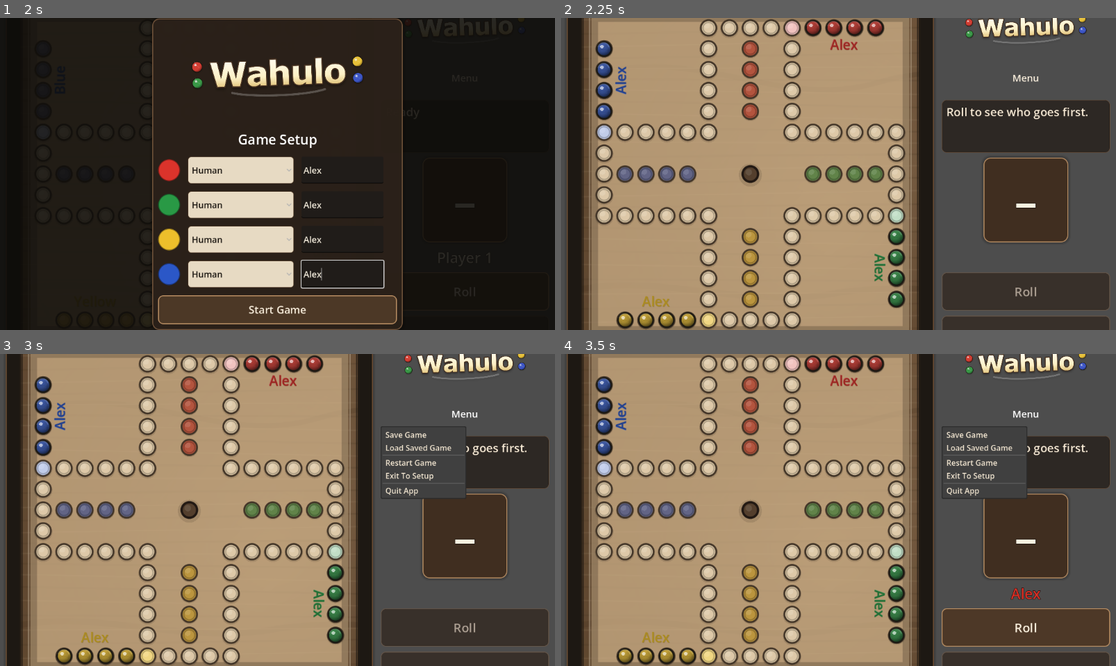
Above: before the commit, frames 1-4 (two rows, left to right).
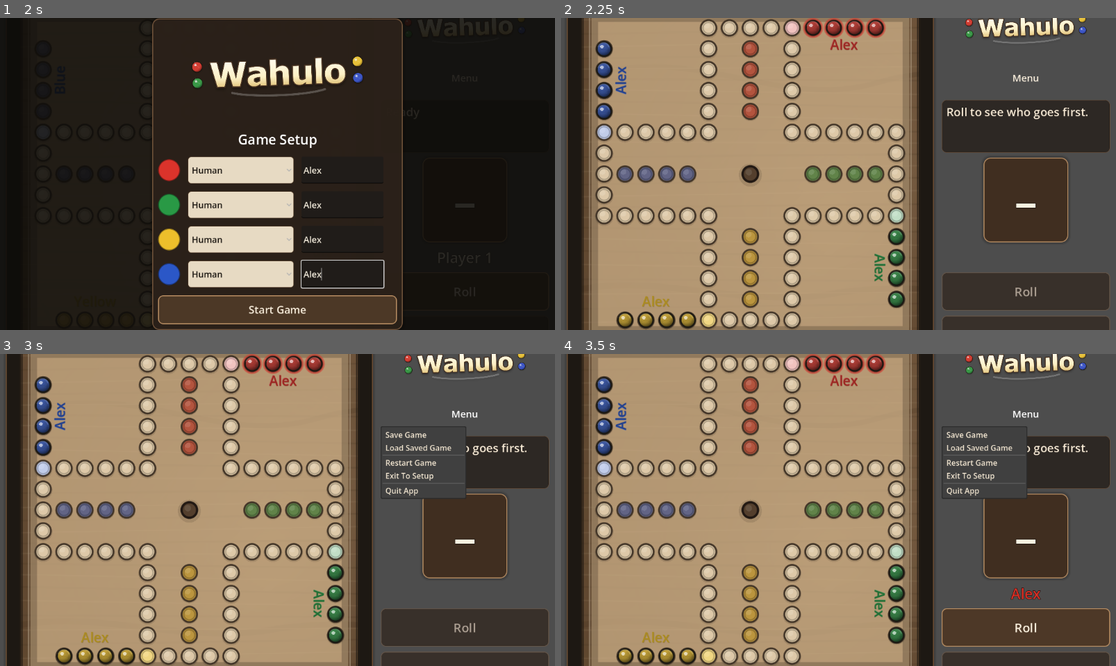
Above: after the commit, the same moments.

Repository: ItsTheMcCoy/wahoo-app
Game: Godot game, scene res://scenes/Main.tscn
Same seed, same stepped clock (60 frames per second), same inputs: the game is played once before the commit and once after it.
Inputs (mouse positions are in pixels of both pictures, inside the frame that each line leads up to):
- Up to frame 1 (2 s): click (344, 170) at 0.52 s; type "Alex" at 0.6 s; click (344, 205) at 0.75 s; type "Alex" at 0.83 s; click (344, 239) at 0.98 s; type "Alex" at 1.07 s; click (344, 273) at 1.27 s; type "Alex" at 1.35 s
- Up to frame 2 (2.25 s): click "Start Game" at 2 s
- Up to frame 3 (3 s): click "Menu" at 2.75 s
- Up to frame 4 (3.5 s): no input

Frame 1 is identical in both runs. In frame 2, 0.3% of the frame differs, in the area x 43-59%, y 0-7%; in frame 3, 0.3%; in frame 4, 0.3%.

Commit message:
Fix opening phase marble highlighting

Diff:
--- a/godot/scripts/main.gd
+++ b/godot/scripts/main.gd
@@ -525,7 +525,7 @@
 	_board.clear_legal_moves()
 	_board.set_state(_state)
 	_board.set_seat_labels(_seat_display_names)
-	_board.set_turn_focus_enabled(false)
+	_board.set_turn_focus_enabled(true)
 	_die_label.text = "–"
 	_die_label.scale = Vector2.ONE
 	_set_roll_ready(false)
@@ -746,6 +746,8 @@
 				return
 			var seat := int(player)
 			var name: String = _seat_display_names[seat]
+			_state.current_player = seat
+			_board.set_state(_state)
 
 			_turn_label.text = name
 			_turn_label.self_modulate = PLAYER_COLORS[seat]
